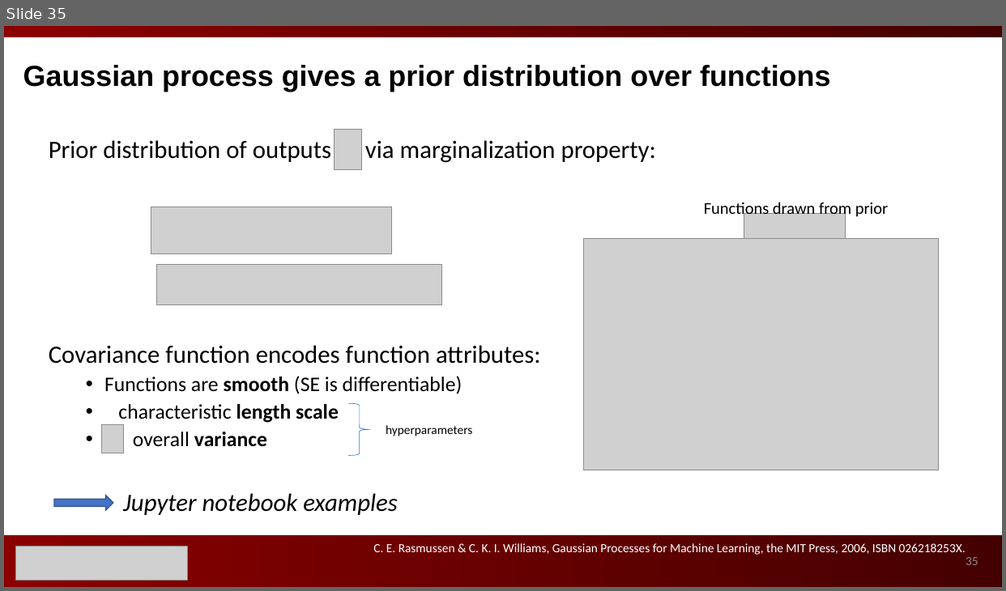
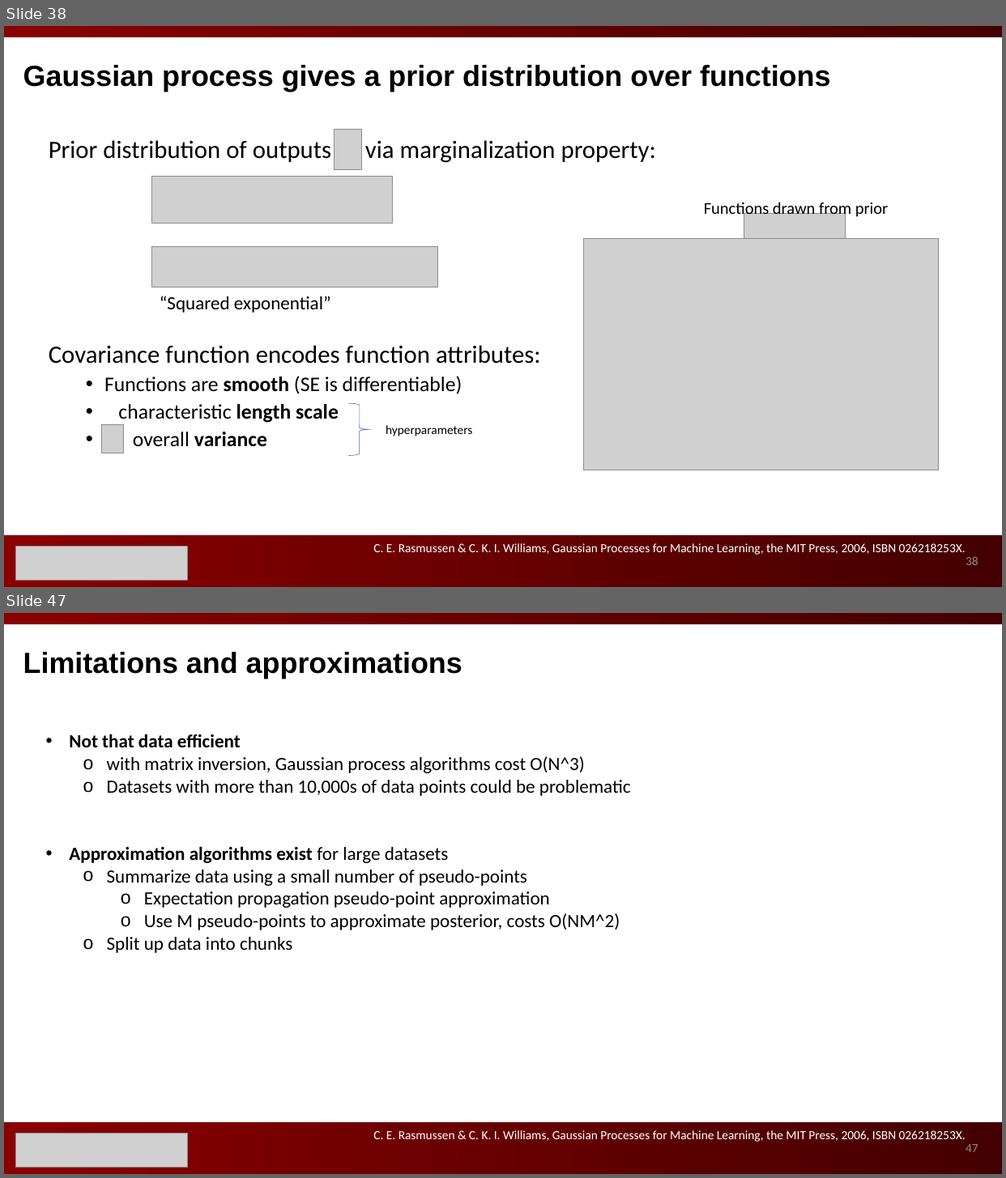
Before and after one commit to ks8/machine-learning-for-structure, a slide deck: Gaussian Processes for Machine Learning 3.pptx. Shown one above the other, each under a label of ours: slide 35 before the commit, slides 38 and 47 after it; the slides between them are not shown. The pictures are 1006x591 and 1006x1178 pixels, drawn with LibreOffice and Linux fonts; fonts in the diff are those of the drawing; grey boxes stand for pictures; background and template pictures are left out. Boxes give left, top, right and bottom in pixels: in the first picture for what was removed or moved away, otherwise in the second. Text is boxed around its words. In the diff, an @@ line names an element or a change of style, - is before the commit and + after.

```diff
--- a/Gaussian Processes for Machine Learning 3.pptx
+++ b/Gaussian Processes for Machine Learning 3.pptx
@@ slide 47 added at [4,613,1002,1174], background #FFFFFF @@
@@ rectangle added at [4,613,1002,624], fill gradient #8A0000 to #440000 @@
@@ text added at [23,652,462,679], 28 pt, text #000000, bold @@
+Limitations and approximations
@@ text added at [69,734,631,953], 18 pt, text #000000 @@
+• Not that data efficient
+  o with matrix inversion, Gaussian process algorithms cost O(N^3)
+  o Datasets with more than 10,000s of data points could be problematic
+• Approximation algorithms exist for large datasets
+  o Summarize data using a small number of pseudo-points
+    o Expectation propagation pseudo-point approximation
+    o Use M pseudo-points to approximate posterior, costs O(NM^2)
+  o Split up data into chunks
@@ rectangle added at [4,1122,1002,1174], fill gradient #8A0000 to #440000 @@
@@ picture added at [16,1133,187,1168] @@
@@ text added at [373,1131,965,1142], 12 pt, text #FFFFFF @@
+C. E. Rasmussen & C. K. I. Williams, Gaussian Processes for Machine Learning, the MIT Press, 2006, ISBN 026218253X.
@@ page number added at [965,1144,978,1152], 12 pt, text #8C8C8C @@
+47
@@ what was slide 35 is now slide 38 @@
@@ slide 38 changed as well @@
@@ picture: place and size @@
-picture at [151,207,392,254]
+picture at [152,176,393,223]
@@ picture: place and size @@
-picture at [157,265,443,305]
+picture at [152,247,438,288]
@@ text added at [160,296,331,313], 18 pt, text #000000 @@
+“Squared exponential”
@@ right arrow removed at [54,495,113,510] @@
@@ text at [123,493,398,515]: paragraph removed @@
-Jupyter notebook examples
@@ page number at [965,557,978,565]: text changed @@
-35
+38
```
Also in this commit, not shown: 7 other slides changed, 9 other slides added, 16 slides removed, 2 other files.
